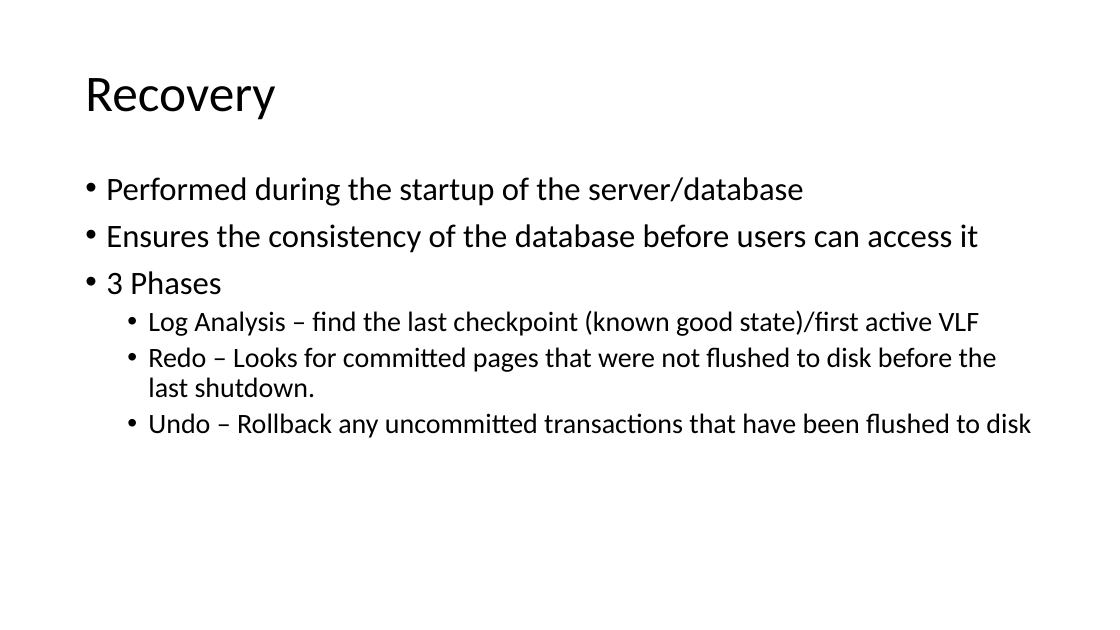
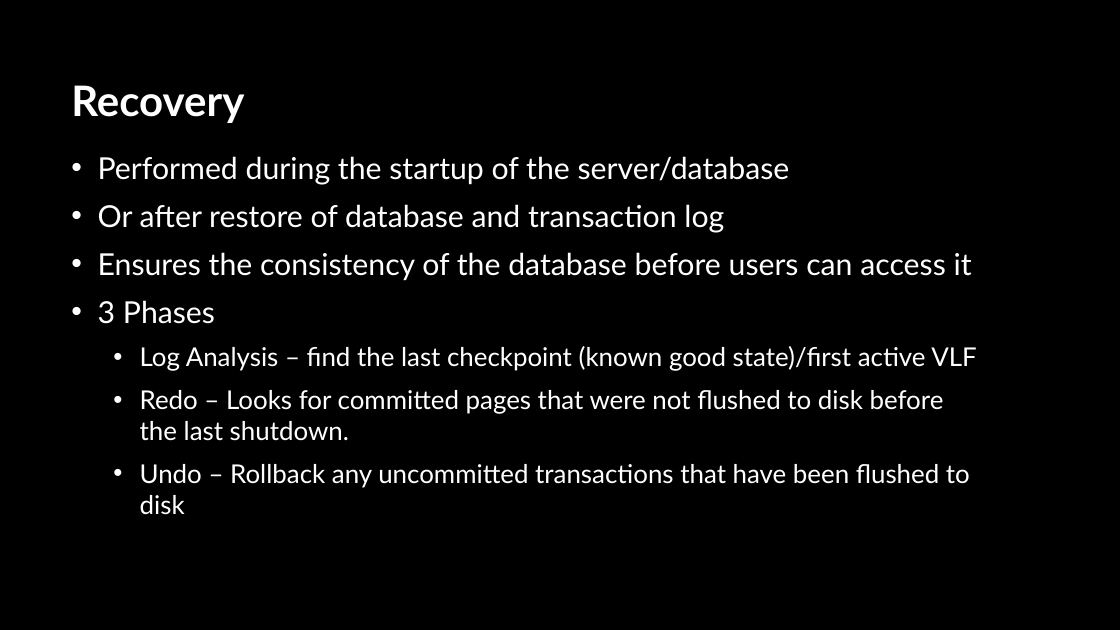
Before and after one commit to sabinio/SQLTraining, a slide deck: slide 24 of Slides/1. Logging.pptx (slide 12 before the commit). Drawn at 1120x630 pixels with LibreOffice and Linux fonts; fonts in the diff are those of the drawing; background and template pictures are left out. Boxes give left, top, right and bottom in pixels: in the first picture for what was removed or moved away, otherwise in the second. Text is boxed around its words. In the diff, an @@ line names an element or a change of style, - is before the commit and + after.

```diff
--- a/Slides/1. Logging.pptx
+++ b/Slides/1. Logging.pptx
@@ background #FFFFFF to picture (left out) @@
@@ title "Recovery" moved from (x1=85, y1=78, x2=275, y2=120) to (x1=71, y1=85, x2=244, y2=123) @@
@@ title "Recovery" at (x1=71, y1=85, x2=244, y2=123): size 44 to 36 pt, font Calibri to Lato, text colour #000000 to #FFFFFF, bold on; line spacing 0.9 to 1 @@
@@ text "Performed during the startup of ..." moved from (x1=106, y1=177, x2=1031, y2=438) to (x1=98, y1=156, x2=976, y2=515) @@
@@ text at (x1=98, y1=156, x2=976, y2=515): size 28 to 25.9 pt in "Performed during the startup of the server/database", "Ensures the consistency of the database before ...", "3 Phases"; font Calibri to Lato, text colour #000000 to #FFFFFF in "Performed during the startup of the server/database", "Ensures the consistency of the database before ...", "3 Phases", "Log Analysis – find the last checkpoint ..." and 2 more places; size 24 to 22.2 pt in "Log Analysis – find the last checkpoint ...", "Redo – Looks for committed pages that ...", "Undo – Rollback any uncommitted transactions that ..."; indent changed; line spacing 0.9 to 1; more space between paragraphs @@
@@ text at (x1=98, y1=204, x2=724, y2=232): paragraph added @@
+• Or after restore of database and transaction log
```
Also in this commit, not shown: 15 other slides changed, 20 slides added, 1 slide removed.
